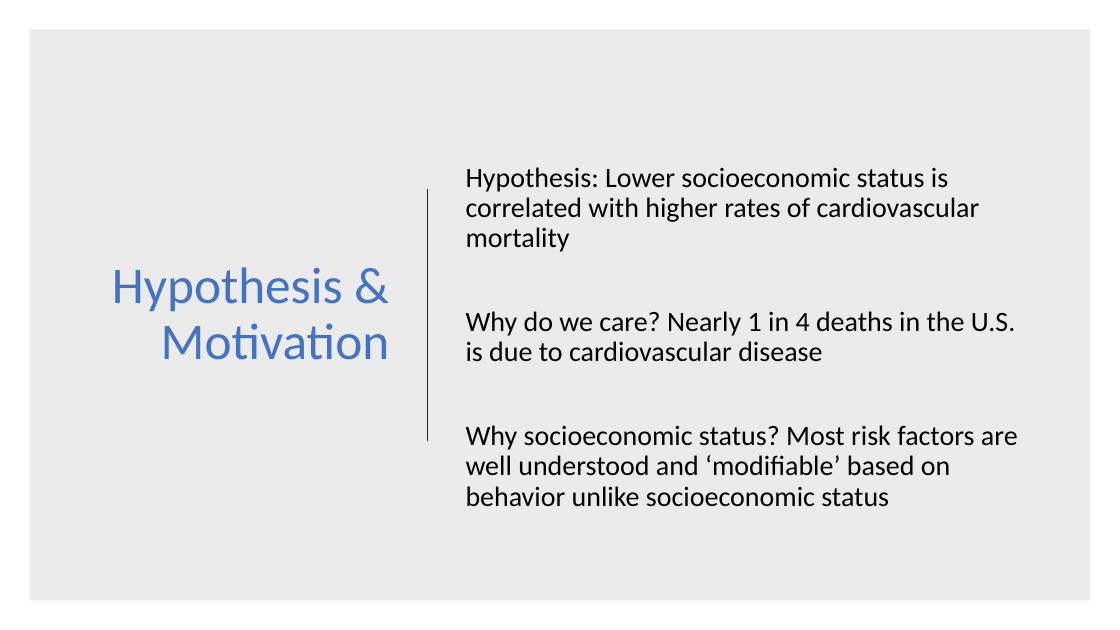
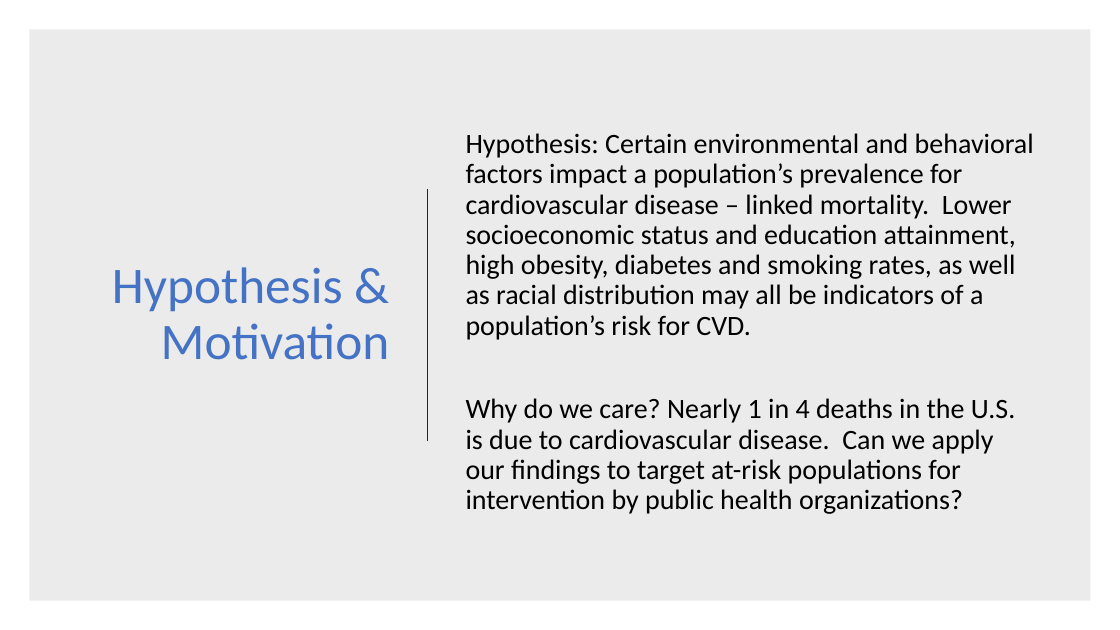
Before and after one commit to coreykretzmer9/CVD_Final_Project, a slide deck: slide 2 of First Project Data and Code/Cardiovascular Mortality Presentation CJK edits.pptx. Drawn at 1120x630 pixels with LibreOffice and Linux fonts; fonts in the diff are those of the drawing. Boxes give left, top, right and bottom in pixels: in the first picture for what was removed or moved away, otherwise in the second. Text is boxed around its words. In the diff, an @@ line names an element or a change of style, - is before the commit and + after.

```diff
--- a/First Project Data and Code/Cardiovascular Mortality Presentation CJK edits.pptx
+++ b/First Project Data and Code/Cardiovascular Mortality Presentation CJK edits.pptx
@@ text at (x1=466, y1=133, x2=1034, y2=514): text changed @@
-Hypothesis: Lower socioeconomic status is correlated with higher rates of cardiovascular mortality
-Why do we care? Nearly 1 in 4 deaths in the U.S. is due to cardiovascular disease
-Why socioeconomic status? Most risk factors are well understood and ‘modifiable’ based on behavior unlike socioeconomic status
+Hypothesis: Certain environmental and behavioral factors impact a population’s prevalence for cardiovascular disease – linked mortality. Lower socioeconomic status and education attainment, high obesity, diabetes and smoking rates, as well as racial distribution may all be indicators of a population’s risk for CVD.
+Why do we care? Nearly 1 in 4 deaths in the U.S. is due to cardiovascular disease. Can we apply our findings to target at-risk populations for intervention by public health organizations?
```
Also in this commit, not shown: 3 other slides changed, 2 slides added, 7 slides removed, 9 other files.
